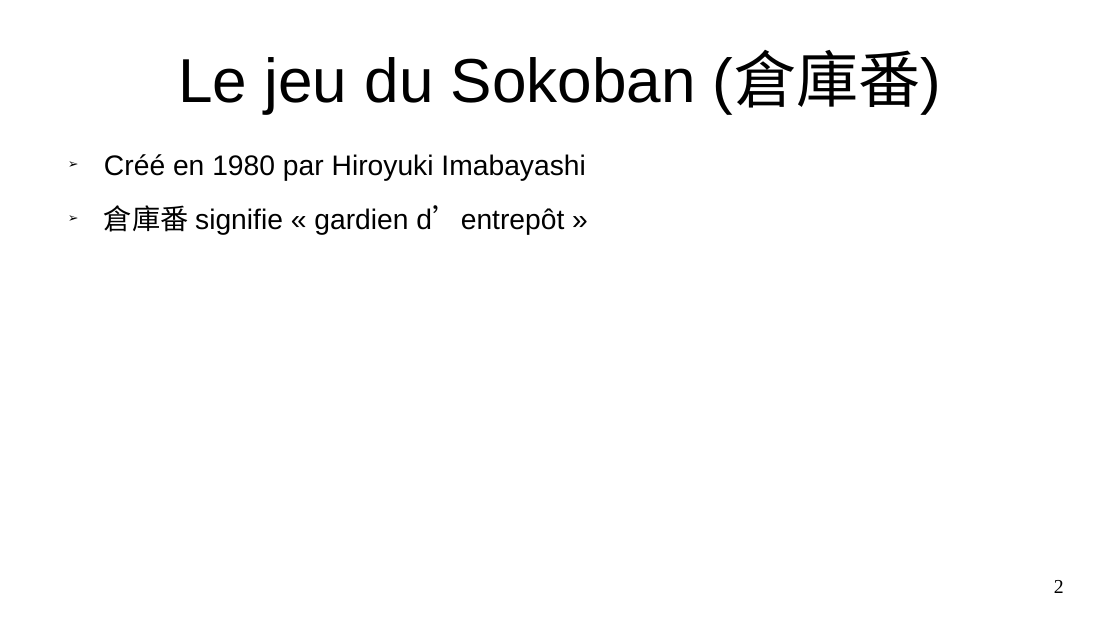
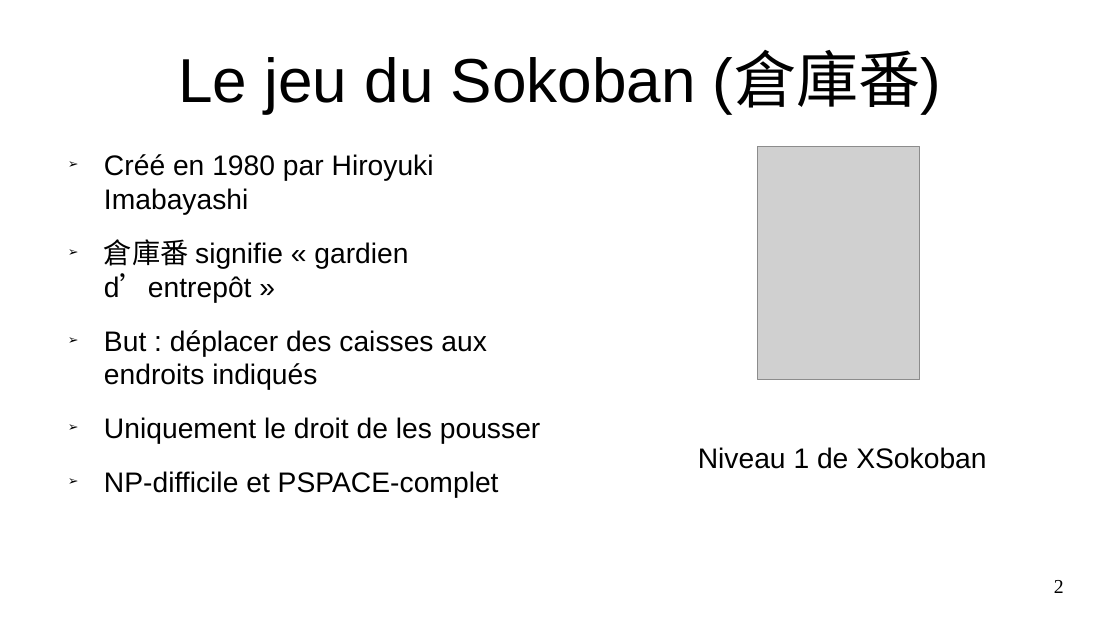
Before and after one commit to PoulpoGaz/sokoshell, a slide deck: slide 2 of documents/presentation.odp. Drawn at 1120x630 pixels with LibreOffice and Linux fonts; fonts in the diff are those of the drawing; grey boxes stand for pictures. Boxes give left, top, right and bottom in pixels: in the first picture for what was removed or moved away, otherwise in the second. Text is boxed around its words. In the diff, an @@ line names an element or a change of style, - is before the commit and + after.

Commit message:
add freeze deadlock, state definition and sokoban presentation to presentation. add a pack a level that will be presented with the editor

```diff
--- a/documents/presentation.odp
+++ b/documents/presentation.odp
@@ picture added at <box>758,146,920,380</box> @@
@@ text at <box>104,330,541,498</box>: paragraphs added @@
+➢ But : déplacer des caisses aux endroits indiqués
+➢ Uniquement le droit de les pousser
+➢ NP-difficile et PSPACE-complet
@@ text added at <box>698,447,986,469</box>, 20 pt, text #000000 @@
+Niveau 1 de XSokoban
```
Also in this commit, not shown: 2 other slides changed, 5 slides added, 1 slide removed, 3 other files.
